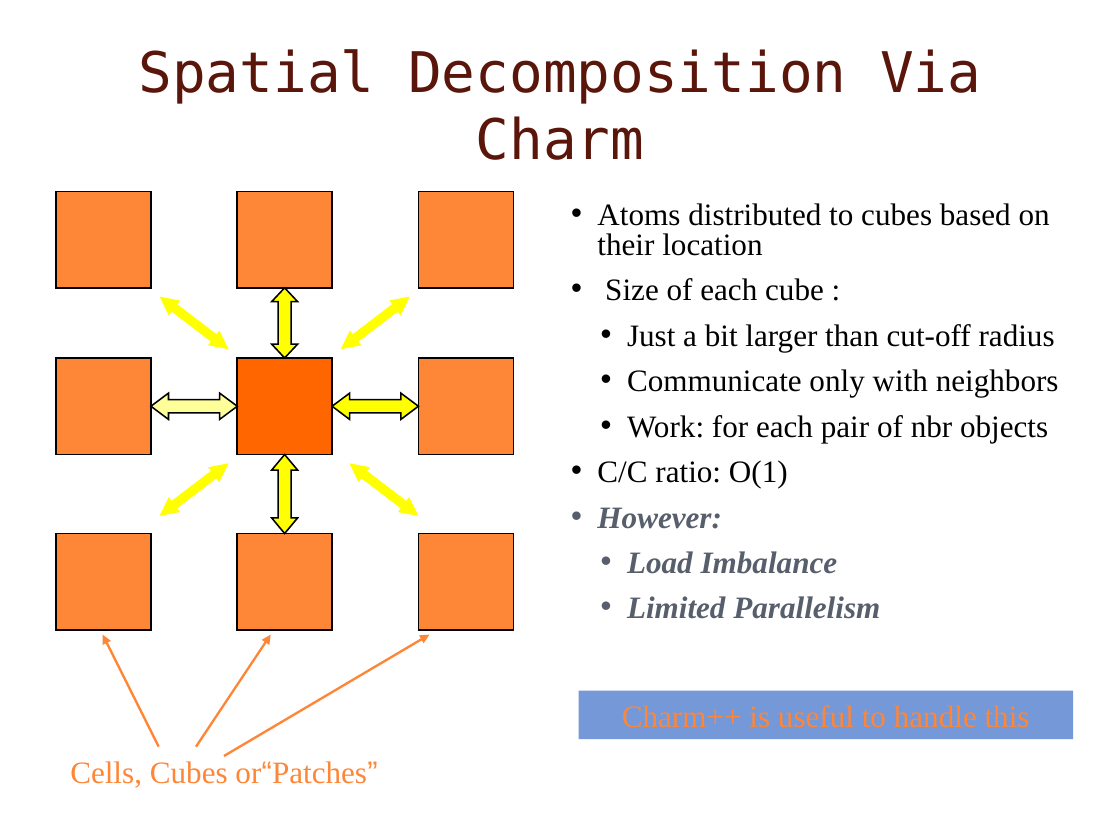
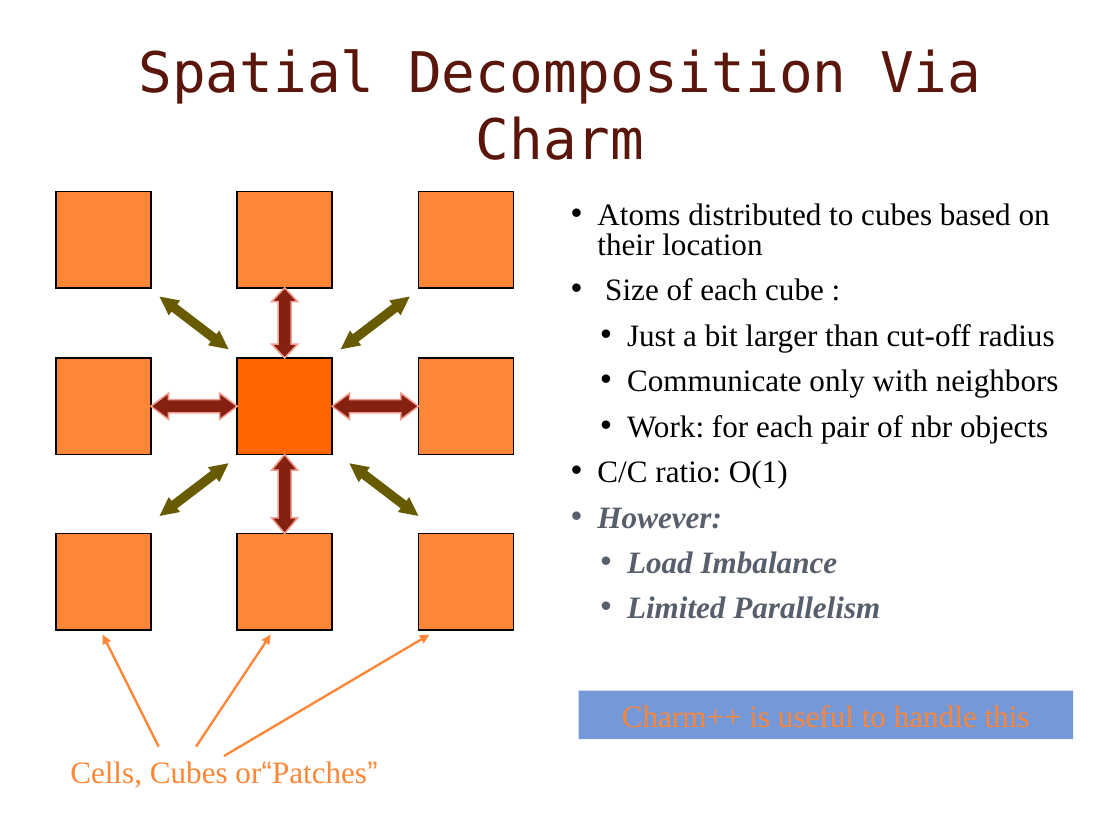
Before and after one commit to UIUC-PPL/charm_tutorial, a slide deck: slide 2 of designExamples.pptx. Drawn at 1120x840 pixels with LibreOffice and Linux fonts; fonts in the diff are those of the drawing; background and template pictures are left out. Boxes give left, top, right and bottom in pixels: in the first picture for what was removed or moved away, otherwise in the second. Text is boxed around its words. In the diff, an @@ line names an element or a change of style, - is before the commit and + after.

Commit message:
DesignExample from pptx to pdf - never wanna do such a conversion again

```diff
--- a/designExamples.pptx
+++ b/designExamples.pptx
@@ double arrow (159, 297) - (228, 349): stroke #FFFF00 6 pt to #675A00 6 pt @@
@@ double arrow (410, 297) - (340, 349): stroke #FFFF00 6 pt to #675A00 6 pt @@
@@ left right arrow at bbox=[151, 393, 237, 419]: fill #FFFF99 to #862110; outline #000000 1 pt to #F19E91 1 pt @@
@@ double arrow (228, 464) - (159, 516): stroke #FFFF00 6 pt to #675A00 6 pt @@
@@ fill #FFFF00 to #862110; outline #000000 1 pt to #F19E91 1 pt in 3 elements at bbox=[333, 393, 419, 419], bbox=[272, 288, 298, 358], bbox=[272, 455, 298, 533] @@
@@ double arrow (349, 464) - (419, 516): stroke #FFFF00 6 pt to #675A00 6 pt @@
```
Also in this commit, not shown: 6 other slides changed, 31 other files.
